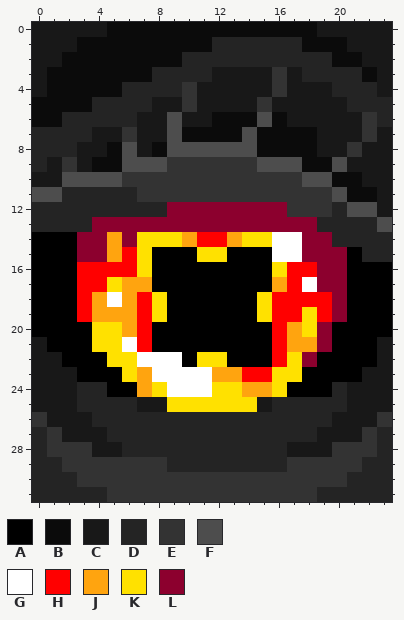
Pixel-art sprite -- sprites/mutation/sprMutPrismaticIris2.png. The first picture shows the starting point.
The file is 24x32 pixels.
Palette (. is transparent): A #000000  B #0b0b0b  C #181818  D #242424  E #333333  F #4d4d4d  G #ffffff  H #ff0000  J #ffa40f  K #ffe100  L #8c002e
Pixels before, first column x 0:
 0 CCCCCBBBBBBBBBBBBBBCCCCC
 1 CCCBBBBBBBBBDDDDDDBBBCCC
 2 CCBBBBBBBBDDDDDDDDDDBBCC
 3 CBBBBBBBDDDDCCCCECDDDDBC
 4 CBBBBBDDDDECCCCCECCCDDDC
 5 BBBBDDDDCCECCCCECCCCCDDD
 6 BBDDDDDCCFCCBBBFBCCCCCED
 7 DDDDCCECCFBBBBFBBBBCCCEC
 8 DDDCCBFCBFFFFFFBBBBCCECC
 9 DCECBBFFFEEEEEEFFFBBFCCC
10 CCFFFFEEEEEEEEEEEEFFBBCC
11 FFDDDDDEEEEEEEEEEEEEFBBC
12 DDDDDDDDDLLLLLLLLEEEDFFC
13 DDDDLLLLLLLLLLLLLLLDDDDF
14 AAALLJLKKKJHHJKKGGLLDDDD
15 AAALLJHKAAAKKAAAGGLLLADD
16 AAAHHHHKAAAAAAAAKHHLLAAA
17 AAAHHKJJAAAAAAAAJHGLLAAA
18 AAAHJGJHKAAAAAAKHHHHLAAA
19 AAAHJJJHKAAAAAAKHHKHLAAA
20 AAAAKKJHAAAAAAAAHJKLAAAA
21 CAAAKKGHAAAAAAAAHJJLAAAC
22 CCAAAKKGGGAKKAAAHKLAAAAC
23 CCCAAAKJGGGGJJHHKKAAAACC
24 CCCDDAAJKGGGKKJJKAAADCCC
25 CCCDDDDCCKKKKKKCDDDDDCCC
26 ECCCDDDDDDDDDDDDDDDDCCCE
27 DECCCDDDDDDDDDDDDDDCCCED
28 DEEECCDDDDDDDDDDDCCCEEED
29 DDEEEEEEEDDDDDDDDEEEEEDD
30 DDDEEEEEEEEEEEEEEEEEEDDD
31 DDDDDEEEEEEEEEEEEEEDDDDD
After:
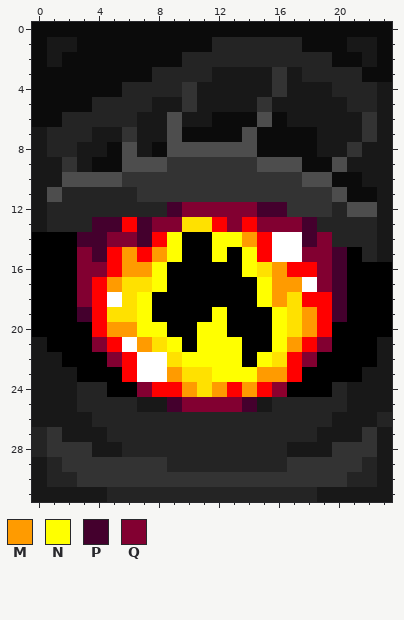
Colours new in this view: M #ff9b00  N #ffff00  P #44002d  Q #820031
The edit:
y 0: x 0..4 CCCCC -> BBBBB; x 19..23 CCCCC -> BBBBB
y 1..3: x 0 C -> B; x 23 C -> B
y 4: x 0 C -> B
y 5..6: x 23 D -> C
y 7..9: x 0 D -> C
y 11: x 0 F -> C
y 12: x 0 D -> C; x 9..16 LLLLLLLL -> PQQQQQPP
y 13: x 0 D -> C; x 4..18 LLLLLLLLLLLLLLL -> PPHPQQKKHQHQQQP; x 23 F -> C
y 14: x 3..15 LLJLKKKJHHJKK -> PPQQPHNAANNMH; x 18..19 LL -> PQ; x 23 D -> C
y 15: x 3..9 LLJHKAA -> QPHMHMN; x 11..12 KK -> AN; x 14..15 AA -> NH; x 18..20 LLL -> QQP; x 23 D -> C
y 16: x 3..4 HH -> QQ; x 6..8 HKA -> MMN; x 14..16 AAK -> NKM; x 19..20 LL -> QP
y 17: x 3 H -> Q; x 5..8 KJJA -> MKKN; x 15..17 AJH -> NMM; x 19..20 LL -> QP
y 18: x 3..4 HJ -> QH; x 6..8 JHK -> KNA; x 15..17 KHH -> NMK; x 20 L -> P
y 19: x 3..8 HJJJHK -> PHKKNA; x 12 A -> N; x 15..18 KHHK -> ANKM; x 20 L -> P
y 20: x 4..8 KKJHA -> HMMNN; x 11..12 AA -> NN; x 16..19 HJKL -> NKMH
y 21: x 4..5 KK -> QH; x 7..9 HAA -> MKN; x 11..13 AAA -> NNN; x 16..19 HJJL -> NMHQ
y 22: x 5..6 KK -> QH; x 9..13 GAKKA -> KNNNN; x 15..18 AHKL -> NKHQ
y 23: x 6..7 KJ -> HG; x 9..17 GGGJJHHKK -> MKKNNNMMH
y 24: x 7..16 JKGGGKKJJK -> QHHMKMHMHL
y 25: x 9..14 KKKKKK -> PQQQQP
y 26: x 0 E -> C; x 23 E -> D
y 27..28: x 23 D -> C
y 29..30: x 0 D -> C; x 23 D -> C
y 31: x 0..23 DDDDDEEEEEEEEEEEEEEDDDDD -> CCCCCDDDDDDDDDDDDDDCCCCC
Pixel boxes of the changes (left, top, right, bottom) in both pictures:
changed: (32, 22, 392, 502)
